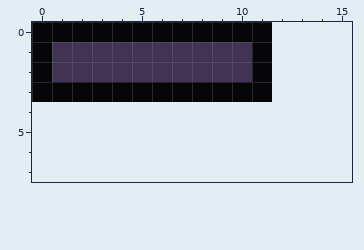
Edited in one commit: pixel-art file (Texture/Environment/Platforms/Platfrom Black 3x1.aseprite). This is how it looked before the edit.
12x4 pixels, 1 frame. The old version is drawn lined up with the new one, on the new canvas.
New version:
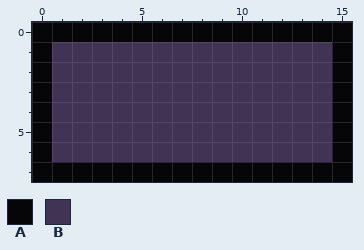
Palette (. is transparent): A #060608  B #403353
The edit:
canvas 12x4 -> 16x8
@@ x 0..15 @@
-0 AAAAAAAAAAAA....
-1 ABBBBBBBBBBA....
-2 ABBBBBBBBBBA....
-3 AAAAAAAAAAAA....
-4 ................
-5 ................
-6 ................
-7 ................
+0 AAAAAAAAAAAAAAAA
+1 ABBBBBBBBBBBBBBA
+2 ABBBBBBBBBBBBBBA
+3 ABBBBBBBBBBBBBBA
+4 ABBBBBBBBBBBBBBA
+5 ABBBBBBBBBBBBBBA
+6 ABBBBBBBBBBBBBBA
+7 AAAAAAAAAAAAAAAA
